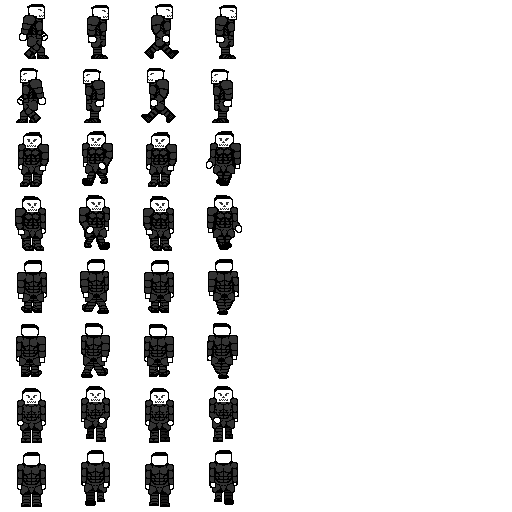
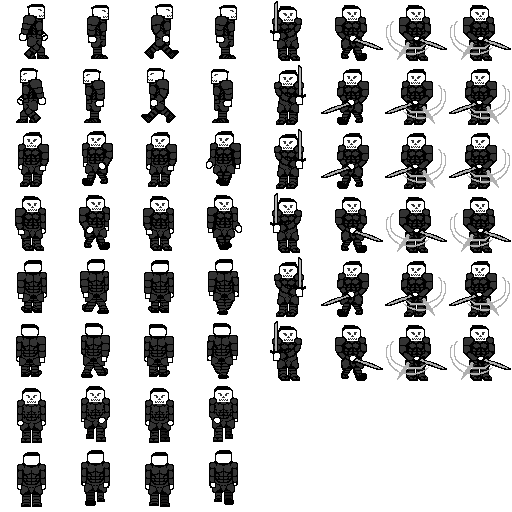
Layer changes from the first 512×512 image to the second:
added layer "attackFrontLeft1" above "attackFrontLeft2" over 274, 257, 306, 317
added layer "attackFrontLeft2" above "attackFrontLeft3" over 321, 261, 369, 317
added layer "attackFrontLeft3" above "attackFrontLeft4" over 385, 261, 446, 317
added layer "attackFrontLeft4" above "attackFrontLeft1 copy #1" over 449, 261, 510, 317
added layer "attackFrontLeft1 copy #1" above "attackFrontLeft2 copy #1" over 274, 65, 306, 125
added layer "attackFrontLeft2 copy #1" above "attackFrontLeft3 copy #1" over 321, 69, 369, 125
added layer "attackFrontLeft3 copy #1" above "attackFrontLeft4 copy #1" over 385, 69, 446, 125
added layer "attackFrontLeft4 copy #1" above "attackFrontLeft1 copy" over 449, 69, 510, 125
added layer "attackFrontLeft1 copy" above "attackFrontLeft2 copy" over 274, 129, 306, 189
added layer "attackFrontLeft2 copy" above "attackFrontLeft3 copy" over 321, 133, 369, 189
added layer "attackFrontLeft3 copy" above "attackFrontLeft4 copy" over 385, 133, 446, 189
added layer "attackFrontLeft4 copy" above "attackFrontRight1" over 449, 133, 510, 189
added layer "attackFrontRight2" above "attackFrontRight3" over 335, 325, 383, 381
added layer "attackFrontRight3" above "attackFrontRight4" over 386, 325, 447, 381
added layer "attackFrontRight4" above "attackFrontRight1 copy #1" over 450, 325, 511, 381
added layer "attackFrontRight2 copy #1" above "attackFrontRight3 copy #1" over 335, 5, 383, 61
added layer "attackFrontRight3 copy #1" above "attackFrontRight4 copy #1" over 386, 5, 447, 61
added layer "attackFrontRight4 copy #1" above "attackFrontRight1 copy" over 450, 5, 511, 61
added layer "attackFrontRight2 copy" above "attackFrontRight3 copy" over 335, 197, 383, 253
added layer "attackFrontRight3 copy" above "attackFrontRight4 copy" over 386, 197, 447, 253
added layer "attackFrontRight4 copy" above "walkBack1" over 450, 197, 511, 253
…and 3 more changes (3 added)
